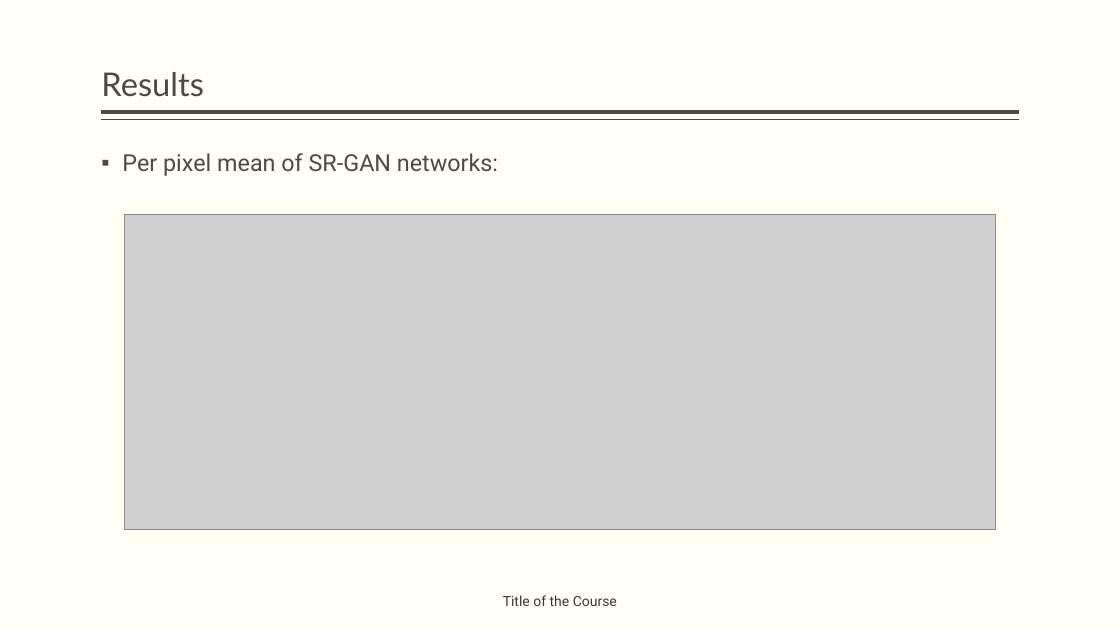
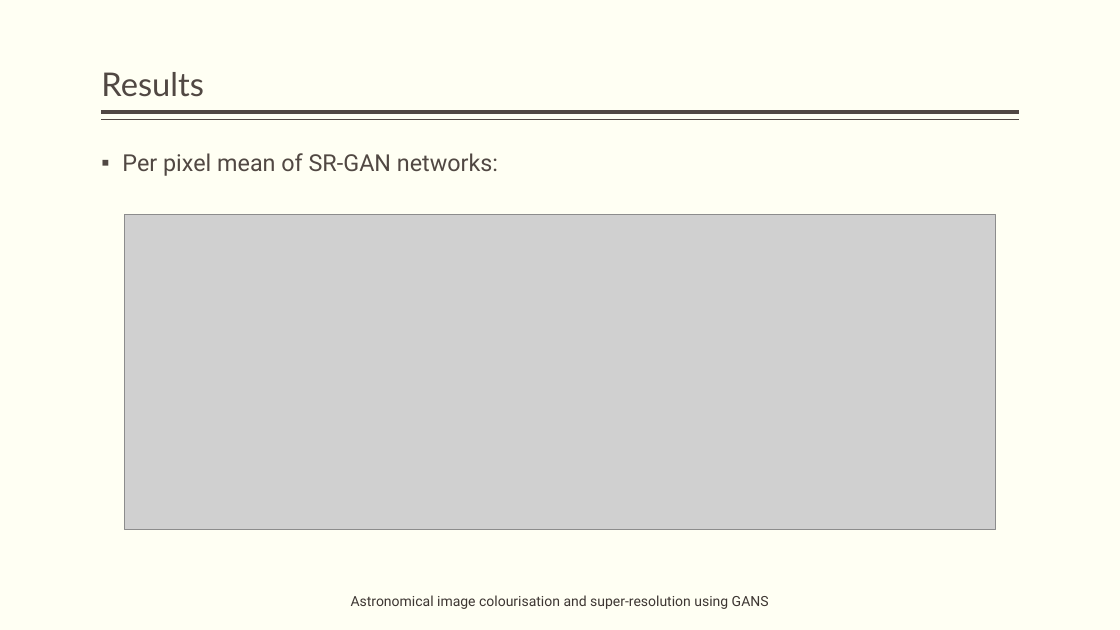
Before and after one commit to obi-wan-shinobi/Literature-Review, a slide deck: slide 19 of Presentation/Stage_2/stage_2_presentation.pptx. Drawn at 1120x630 pixels with LibreOffice and Linux fonts; fonts in the diff are those of the drawing; grey boxes stand for pictures. Boxes give left, top, right and bottom in pixels: in the first picture for what was removed or moved away, otherwise in the second. Text is boxed around its words. In the diff, an @@ line names an element or a change of style, - is before the commit and + after.

```diff
--- a/Presentation/Stage_2/stage_2_presentation.pptx
+++ b/Presentation/Stage_2/stage_2_presentation.pptx
@@ text at [351,595,769,609]: text changed @@
-Title of the Course
+Astronomical image colourisation and super-resolution using GANS
```
Also in this commit, not shown: 9 other slides changed, 1 other file.
